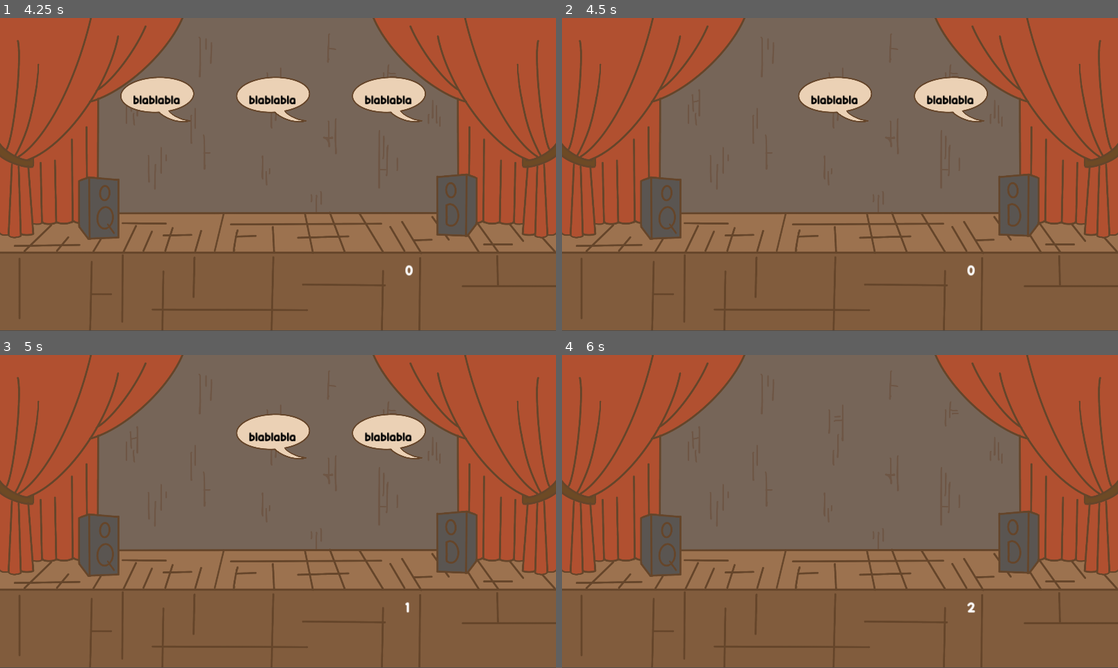
Above: before the commit, frames 1-4 (two rows, left to right).
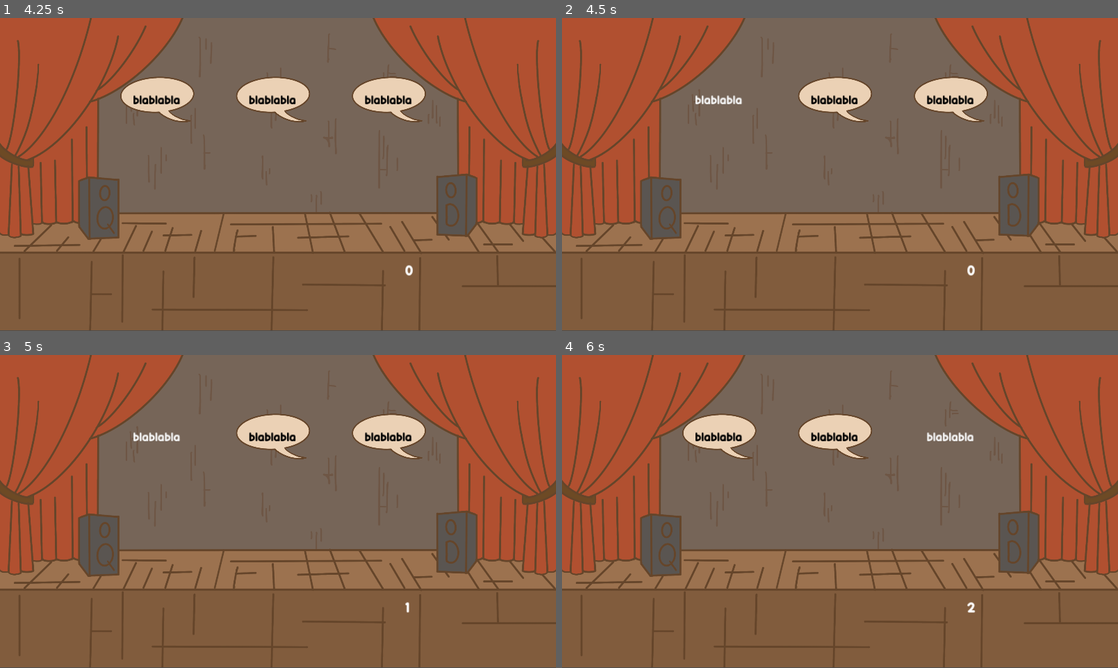
Above: after the commit, the same moments.

Repository: IridescenceFR/GlobalGameJam2024
Game: Godot game, scene res://Scenes/Main.tscn
Two runs of this game, one before a commit and one after it. Both use one fixed random seed, a clock stepped at 60 frames per second and the inputs below.
Inputs:
- Up to frame 1 (4.25 s): click "START" at 0.5 s; hold A (q_key_show) 1.28-2.03 s; tap S (s_key_suppress) at 2.1, 3.6 s; hold A (q_key_show) 2.78-3.53 s
- Up to frame 2 (4.5 s): click "blablabla" at 4.25 s
- Up to frame 3 (5 s): no input
- Up to frame 4 (6 s): click "blablabla" at 5 s; click "blablabla" at 5.75 s

Frame 1 is identical in both runs. In frame 2, 0.2% of the frame differs, in the area x 24-33%, y 24-28%; in frame 3, 0.2%; in frame 4, 2.7%, in the area x 21-74%, y 18-34%.

Commit message:
ajout de timer et boucle de jeu

Diff:
--- a/Scenes/Main.tscn
+++ b/Scenes/Main.tscn
@@ -27,6 +27,19 @@
 
 [node name="HUD" parent="." instance=ExtResource("2_cllfx")]
 
+[node name="NewJokeTimer" type="Timer" parent="."]
+one_shot = true
+
+[node name="OutOfTimeTimer" type="Timer" parent="."]
+wait_time = 5.0
+one_shot = true
+
+[node name="BreatheBetweenJokesTimer" type="Timer" parent="."]
+one_shot = true
+
 [connection signal="timeout" from="StartTimer" to="." method="_on_start_timer_timeout"]
 [connection signal="timeout" from="ScoreTimer" to="." method="_on_score_timer_timeout"]
 [connection signal="start_game" from="HUD" to="." method="_on_hud_start_game"]
+[connection signal="timeout" from="NewJokeTimer" to="." method="_on_start_new_round"]
+[connection signal="timeout" from="OutOfTimeTimer" to="." method="_on_start_new_round"]
+[connection signal="timeout" from="BreatheBetweenJokesTimer" to="." method="_on_breathe_between_jokes_timer_timeout"]
--- a/scripts/Main.gd
+++ b/scripts/Main.gd
@@ -25,9 +25,32 @@
 		bubble.color = color
 		bubble.position = Vector2(410 + pos_x, 200)
 		bubble.connect_to_parent(self)
+		bubble.add_to_group("bubbles")
 		add_child(bubble)
 		pos_x += 400
+	$OutOfTimeTimer.start()
 
 @warning_ignore("unused_parameter")
-func _on_bubble_player_joke(color, time_left):
+func _on_bubble_player_joke(color):
+	# CALCULE DU SCORE
 	print(color)
+
+	$OutOfTimeTimer.set_paused(true)
+	var time_left = $OutOfTimeTimer.get_time_left()
+	$OutOfTimeTimer.stop()
+
+	# START NEW ROUND
+	$NewJokeTimer.start()
+
+func _on_start_new_round():
+	# SUPPRESSION DES ANCIENNES RÉPONSES
+	var array_of_nodes = get_tree().get_nodes_in_group("bubbles")
+	for b in array_of_nodes:
+		b.queue_free()
+	# CACHE LE SCORE
+
+	$BreatheBetweenJokesTimer.start()
+
+func _on_breathe_between_jokes_timer_timeout():
+	# RESTART DES BULLES
+	spawn_bubble()
--- a/scripts/bubble.gd
+++ b/scripts/bubble.gd
@@ -3,7 +3,6 @@
 signal player_joke(color: int, time_left: float)
 
 var color:int = 0
-var has_parent:bool = false
 
 # Called when the node enters the scene tree for the first time.
 func _ready():
@@ -13,9 +12,7 @@
 	queue_free()
 
 func _on_pressed():
-	$hideJoke.set_paused(true)
-	player_joke.emit(color, $hideJoke.get_time_left())
-	queue_free()
+	player_joke.emit(color)
 
 func connect_to_parent(parent):
 	if (parent) :
